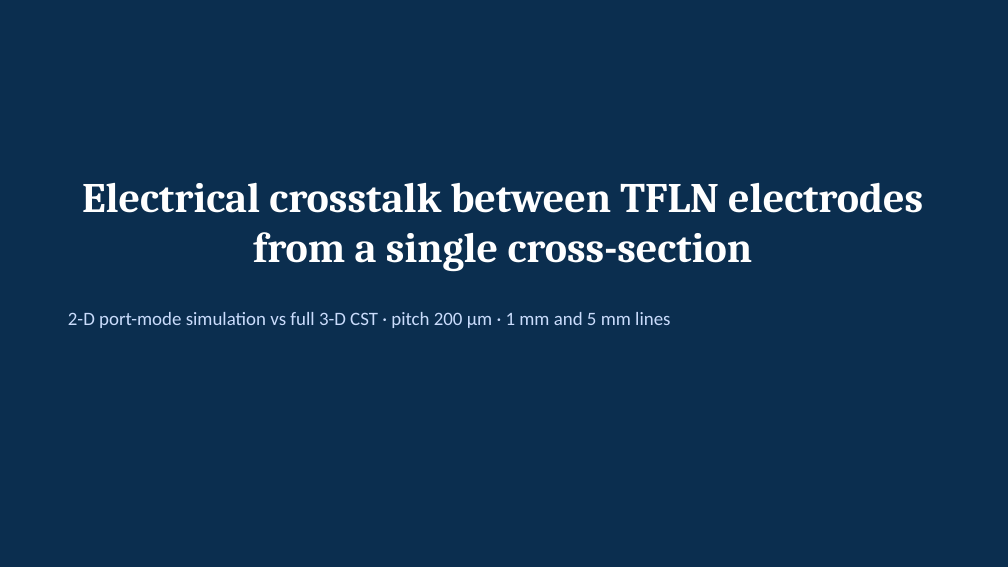
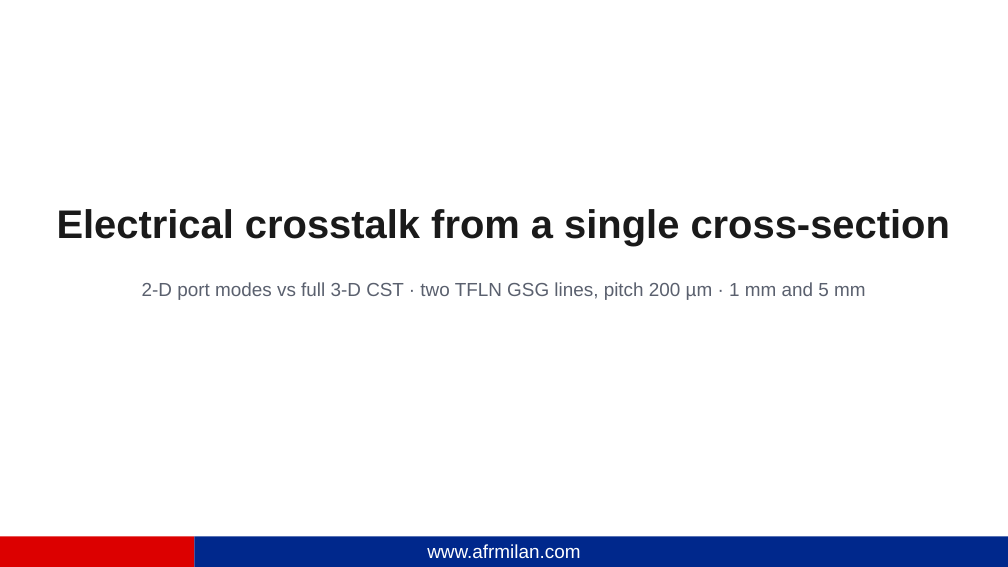
Before and after one commit to andreimuresian/claude, a slide deck: slide 1 of docs/cst/xtalk/crosstalk_cross_section.pptx. Drawn at 1008x567 pixels with LibreOffice and Linux fonts; fonts in the diff are those of the drawing; background and template pictures are left out. Boxes give left, top, right and bottom in pixels: in the first picture for what was removed or moved away, otherwise in the second. Text is boxed around its words. In the diff, an @@ line names an element or a change of style, - is before the commit and + after.

```diff
--- a/docs/cst/xtalk/crosstalk_cross_section.pptx
+++ b/docs/cst/xtalk/crosstalk_cross_section.pptx
@@ background #0B2E4F to #FFFFFF @@
@@ text "Electrical crosstalk from a single ..." at [57, 209, 950, 247]: vertical alignment top to middle @@
@@ text at [57, 209, 950, 247]: text changed; size 40 to 38 pt; font Cambria to Arial; text colour #FFFFFF to #1A1A1A @@
-Electrical crosstalk between TFLN electrodes from a single cross-section
+Electrical crosstalk from a single cross-section
@@ text at [142, 282, 865, 300]: text changed; font Calibri to Arial; text colour #CADCFC to #5A606E @@
-2-D port-mode simulation vs full 3-D CST · pitch 200 µm · 1 mm and 5 mm lines
+2-D port modes vs full 3-D CST · two TFLN GSG lines, pitch 200 µm · 1 mm and 5 mm
@@ rectangle added at [0, 537, 194, 567], fill #DC0000 @@
@@ rectangle added at [194, 537, 1008, 567], fill #00288C @@
@@ text added at [427, 544, 580, 559], 18 pt, text #FFFFFF @@
+www.afrmilan.com
```
Also in this commit, not shown: 14 other slides changed, 1 slide added, 1 slide removed, 4 other files.
